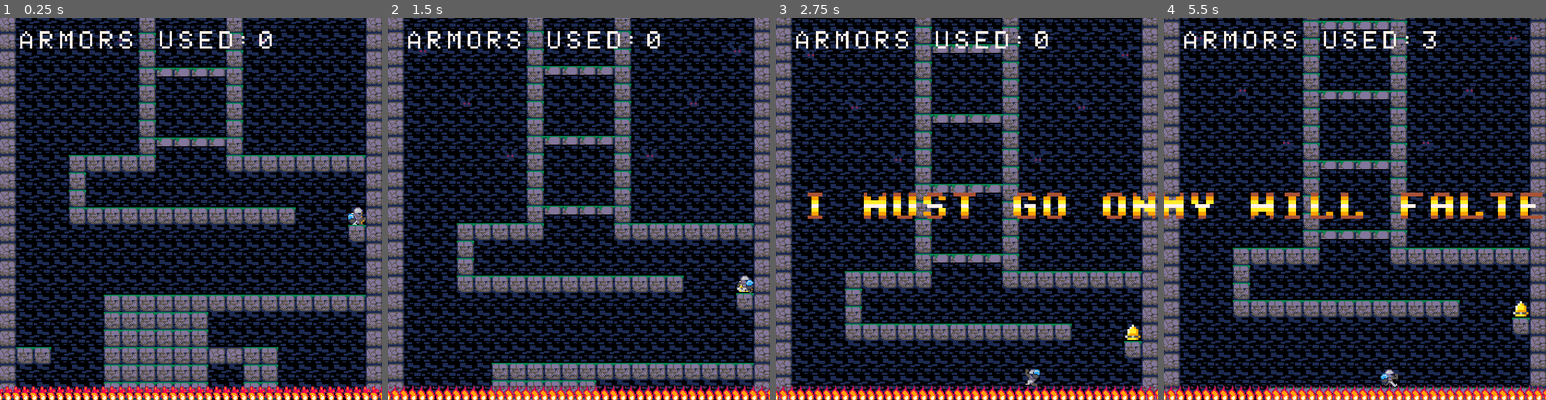
Above: before the commit, frames 1-4 (left to right).
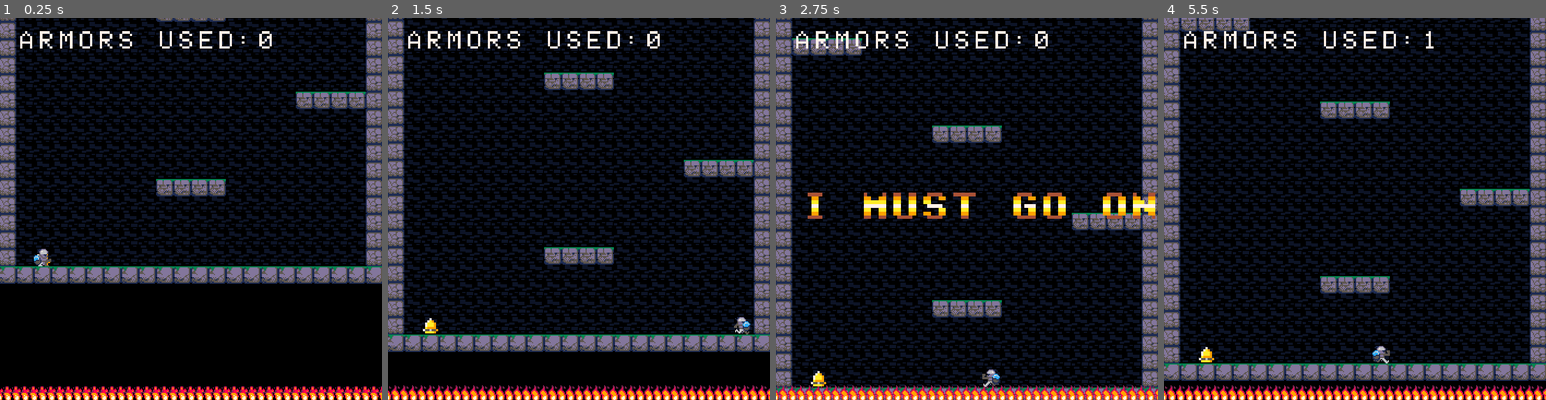
Above: after the commit, the same moments.

Repository: toadkarter/ToyBoxJam2023
Game: Godot game, scene res://Scenes/Game/Main/main.tscn
Same seed, same stepped clock (60 frames per second), same inputs: the game is played once before the commit and once after it.
Inputs:
- Up to frame 1 (0.25 s): no input
- Up to frame 2 (1.5 s): hold Right (move_right) from 0.53 s (still down); tap Space (jump) at 0.77 s
- Up to frame 3 (2.75 s): tap Space (jump) at 1.52 s; release Right (move_right) at 2.03 s; hold Left (move_left) from 2.03 s (still down)
- Up to frame 4 (5.5 s): release Left (move_left) at 2.78 s; hold Right (move_right) 2.78-4.28 s; tap Space (jump) at 3.02, 3.77, 4.52 s; hold Left (move_left) 4.28-5.03 s; hold Right (move_right) from 5.03 s (still down)

The runs differ from the first frame. In frame 1, 68% of the frame differs, in the area x 0-100%, y 0-100%; in frame 2, 69%; in frame 3, 66%; in frame 4, 69%.

Commit message:
Lowering opacity on background tiles

Diff:
--- a/Scenes/level.tscn
+++ b/Scenes/level.tscn
@@ -46,6 +46,7 @@
 3:1/0/physics_layer_0/linear_velocity = Vector2(0, 0)
 3:1/0/physics_layer_0/angular_velocity = 0.0
 0:2/0 = 0
+0:2/0/modulate = Color(1, 1, 1, 0.470588)
 0:2/0/physics_layer_0/linear_velocity = Vector2(0, 0)
 0:2/0/physics_layer_0/angular_velocity = 0.0
 1:2/0 = 0
@@ -187,7 +188,6 @@
 format = 2
 layer_0/tile_data = PackedInt32Array(1114116, 65536, 0, 1114117, 65536, 0, 1114118, 65536, 0, 1114119, 65536, 0, 111412 …(64927 unchanged characters)…
 script = ExtResource("2_7nbtq")
-debug_start_at_checkpoint_number = 2
 debug_stop_music = true
 player_scene = ExtResource("2_kb2gi")
 checkpoints = [NodePath("Checkpoint1"), NodePath("Checkpoint2"), NodePath("Checkpoint3"), NodePath("Checkpoint4")]
